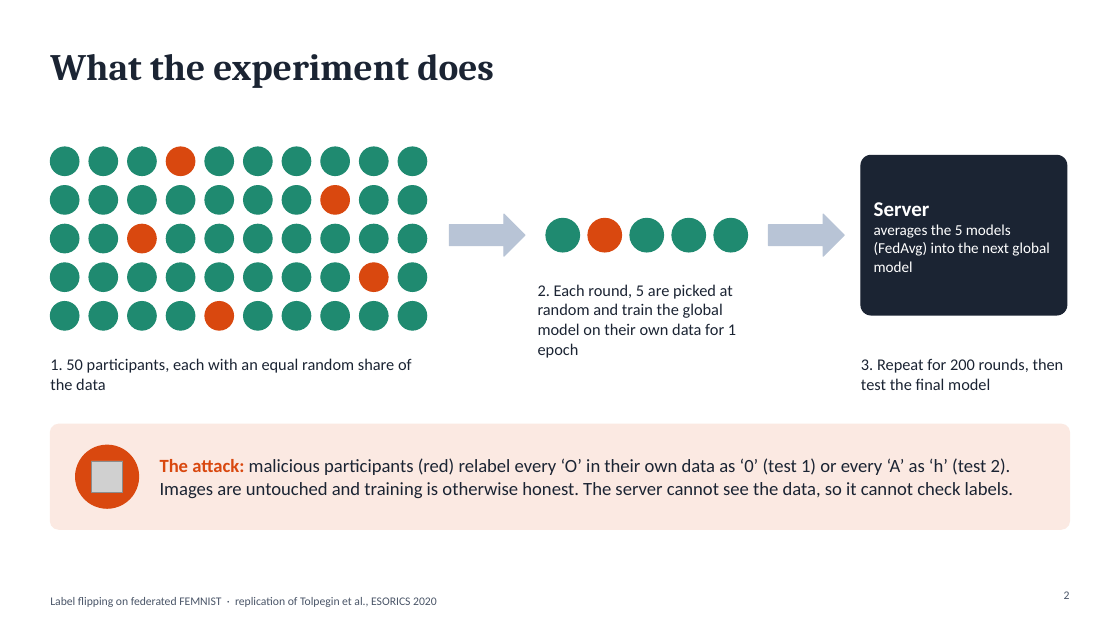
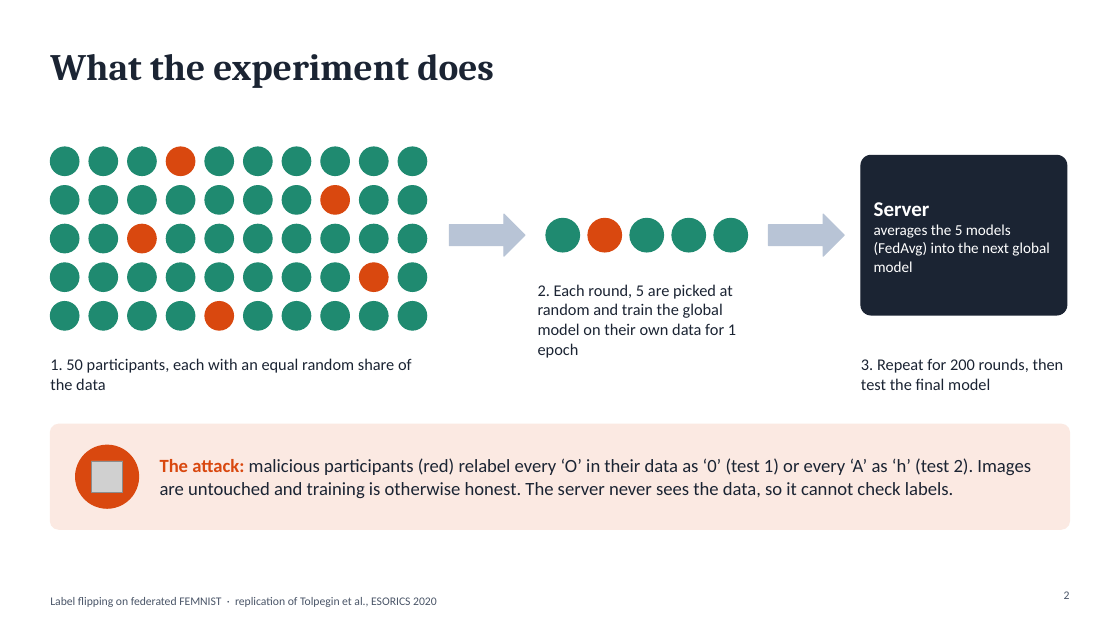
Before and after one commit to wetthamm/FederatedLearning, a slide deck: slide 2 of writeup/FEMNIST_label_flipping.pptx. Drawn at 1120x630 pixels with LibreOffice and Linux fonts; fonts in the diff are those of the drawing; grey boxes stand for pictures. Boxes give left, top, right and bottom in pixels: in the first picture for what was removed or moved away, otherwise in the second. Text is boxed around its words. In the diff, an @@ line names an element or a change of style, - is before the commit and + after.

```diff
--- a/writeup/FEMNIST_label_flipping.pptx
+++ b/writeup/FEMNIST_label_flipping.pptx
@@ text at (160, 458, 1031, 498): text changed @@
-The attack: malicious participants (red) relabel every ‘O’ in their own data as ‘0’ (test 1) or every ‘A’ as ‘h’ (test 2). Images are untouched and training is otherwise honest. The server cannot see the data, so it cannot check labels.
+The attack: malicious participants (red) relabel every ‘O’ in their data as ‘0’ (test 1) or every ‘A’ as ‘h’ (test 2). Images are untouched and training is otherwise honest. The server never sees the data, so it cannot check labels.
```
Also in this commit, not shown: 13 other slides changed, 3 slides added, 2 slides removed, 12 other files.
